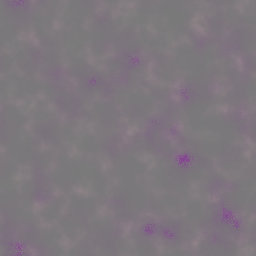
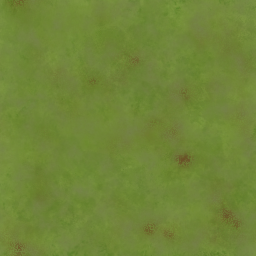
Revision of a layered (256, 256) image; what changed, layer by layer:
painted on "bump.png" over [left=0, top=0, right=256, bottom=256]
painted on "bg #1" over [left=0, top=0, right=256, bottom=256]
painted on "bg" over [left=0, top=0, right=256, bottom=256]
